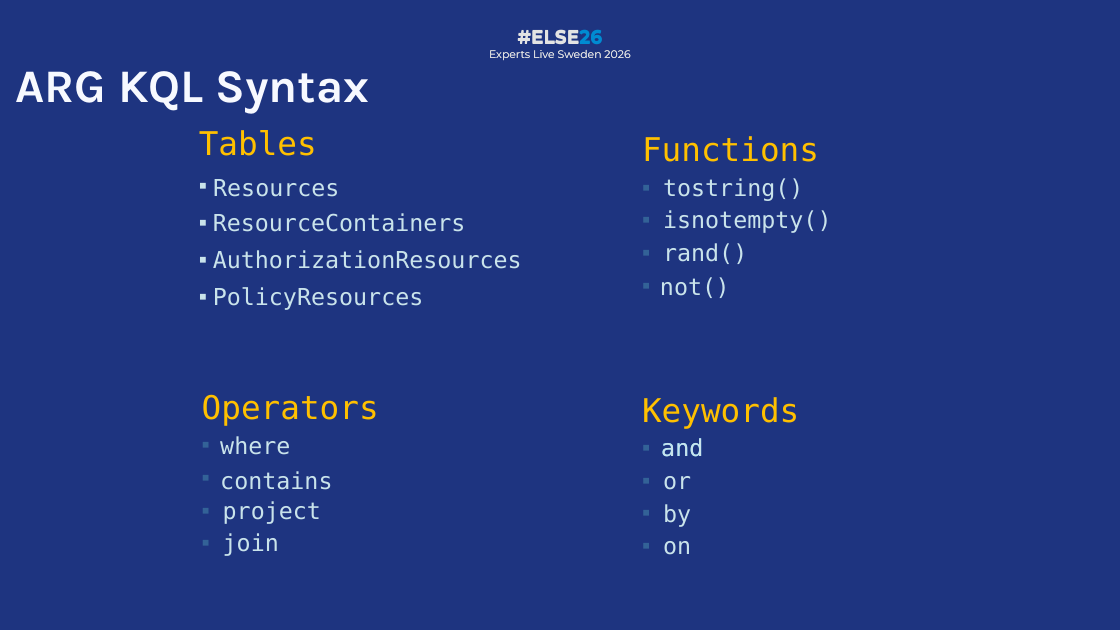
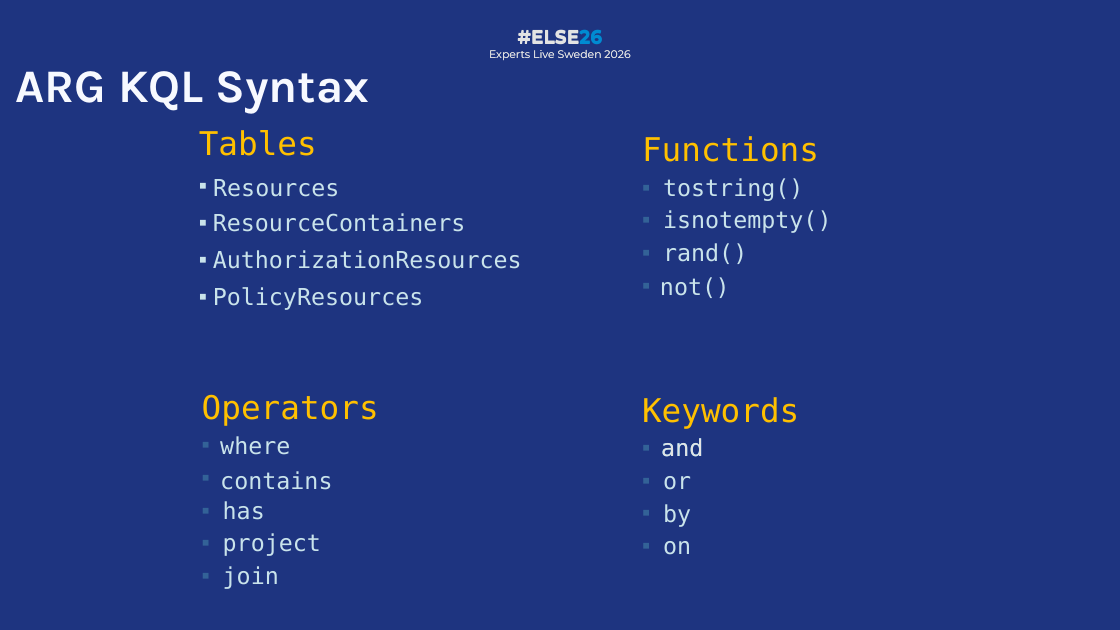
Before and after one commit to PalmEmanuel/ELSE26, a slide deck: slide 14 of ELSE26_TreasureHuntingInAzureWithKQL.pptx. Drawn at 1120x630 pixels with LibreOffice and Linux fonts; fonts in the diff are those of the drawing; background and template pictures are left out. Boxes give left, top, right and bottom in pixels: in the first picture for what was removed or moved away, otherwise in the second. Text is boxed around its words. In the diff, an @@ line names an element or a change of style, - is before the commit and + after.

```diff
--- a/ELSE26_TreasureHuntingInAzureWithKQL.pptx
+++ b/ELSE26_TreasureHuntingInAzureWithKQL.pptx
@@ text "and" at [661,438,703,457]: text colour #C9E3EB to #E3E3E3 @@
@@ text at [223,501,265,520]: paragraph added @@
+▪ has
```
Also in this commit, not shown: 6 other slides changed, 1 slide added, 1 other file.
